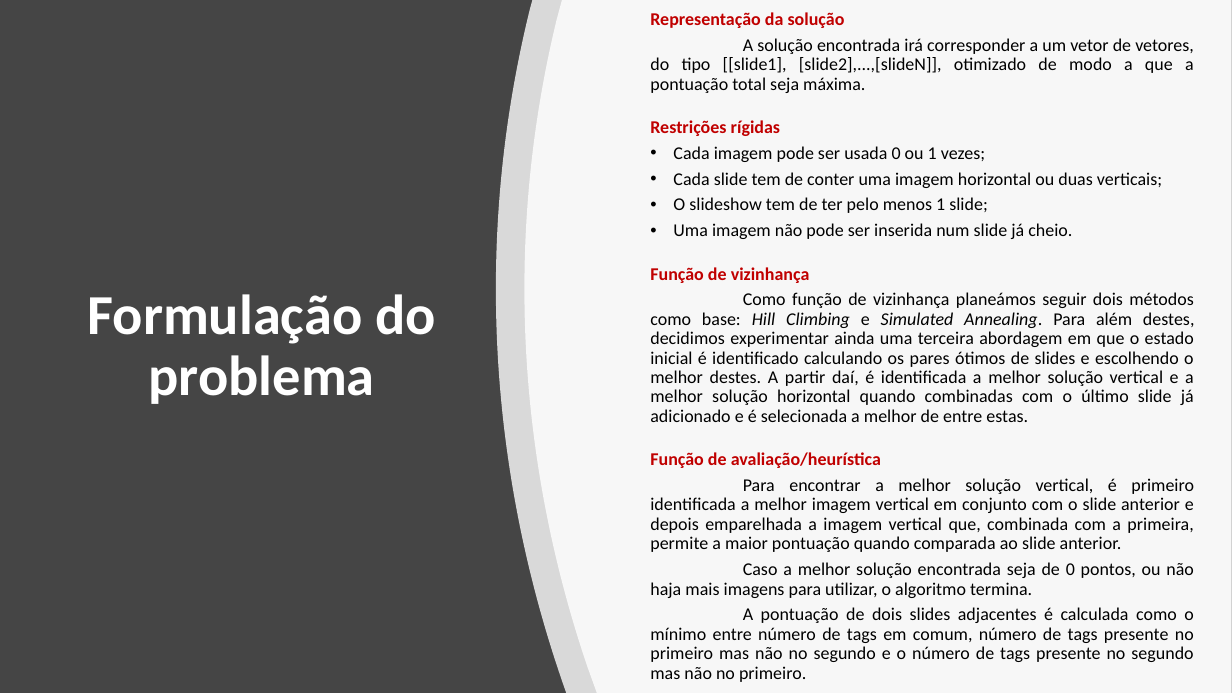
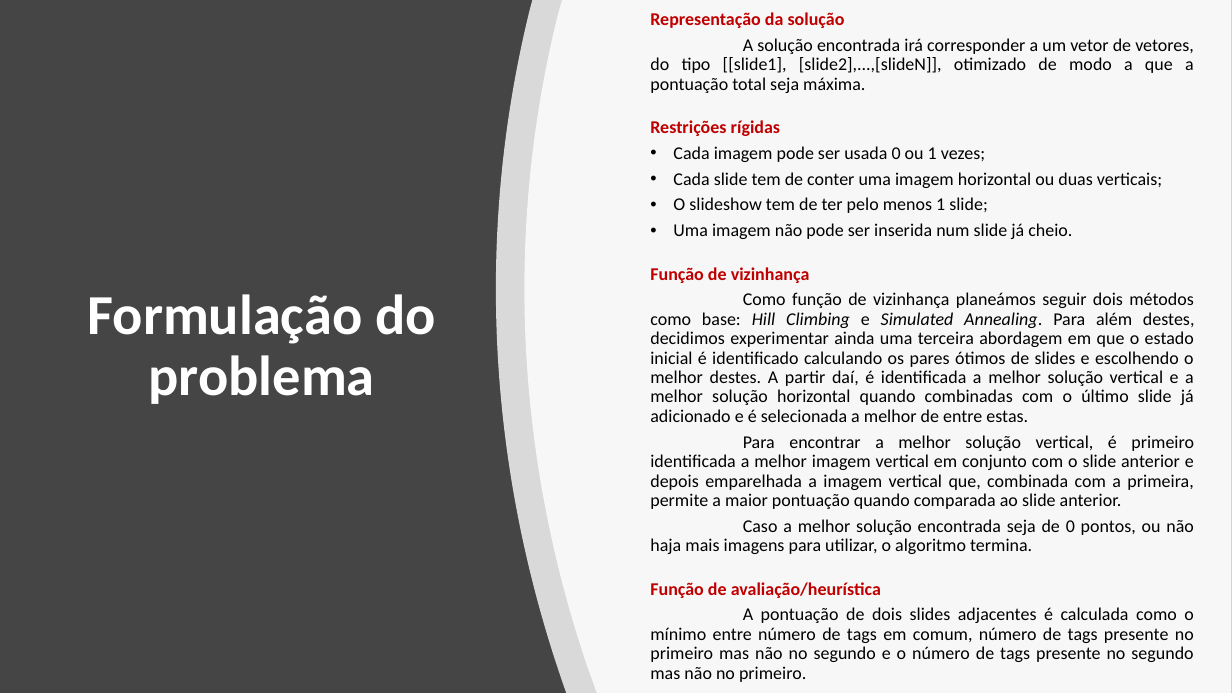
Before and after one commit to jarpraca/IART_1920, a slide deck: slide 4 of Checkpoint #1.pptx. Drawn at 1232x693 pixels with LibreOffice and Linux fonts; fonts in the diff are those of the drawing. Boxes give left, top, right and bottom in pixels: in the first picture for what was removed or moved away, otherwise in the second. Text is boxed around its words. In the diff, an @@ line names an element or a change of style, - is before the commit and + after.

```diff
--- a/Checkpoint #1.pptx
+++ b/Checkpoint #1.pptx
@@ text at bbox=[650, 452, 881, 468]: paragraph removed @@
-  Função de avaliação/heurística
@@ text at bbox=[650, 582, 881, 598]: paragraph added @@
+  Função de avaliação/heurística
```
Also in this commit, not shown: 4 other files.
